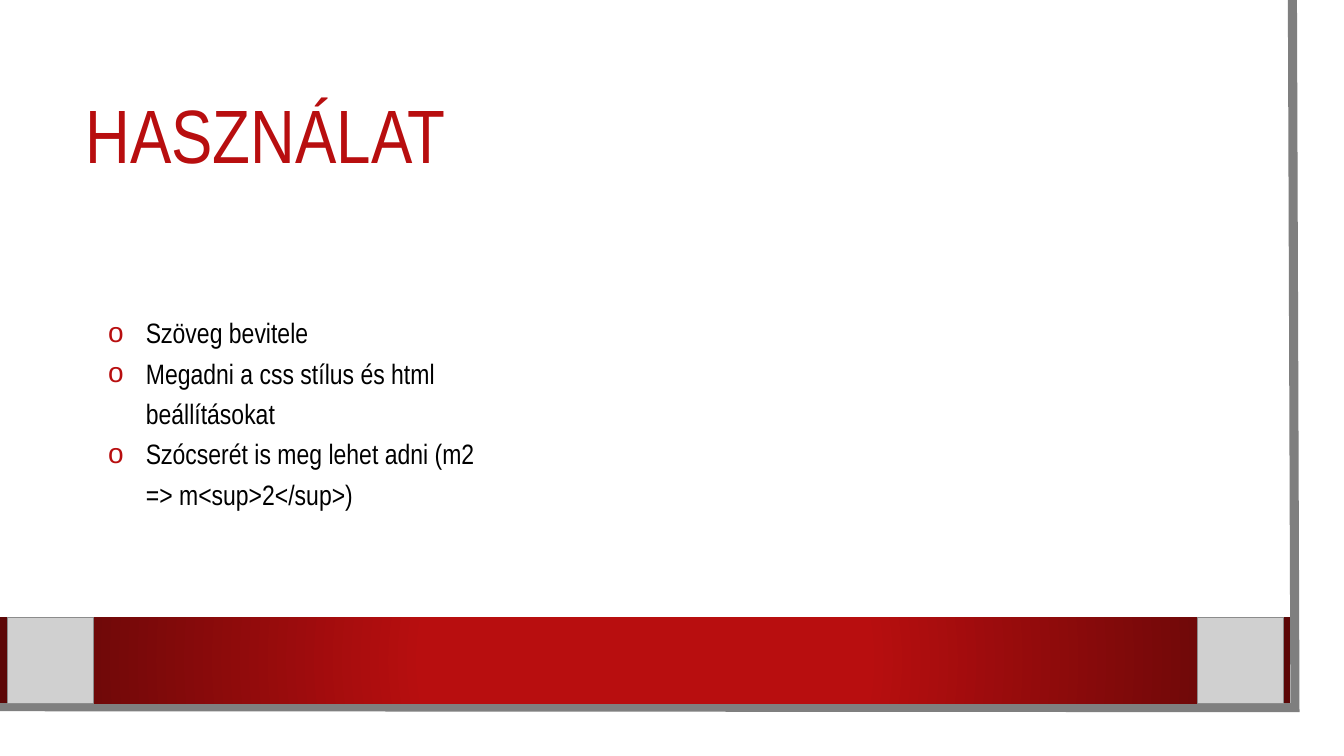
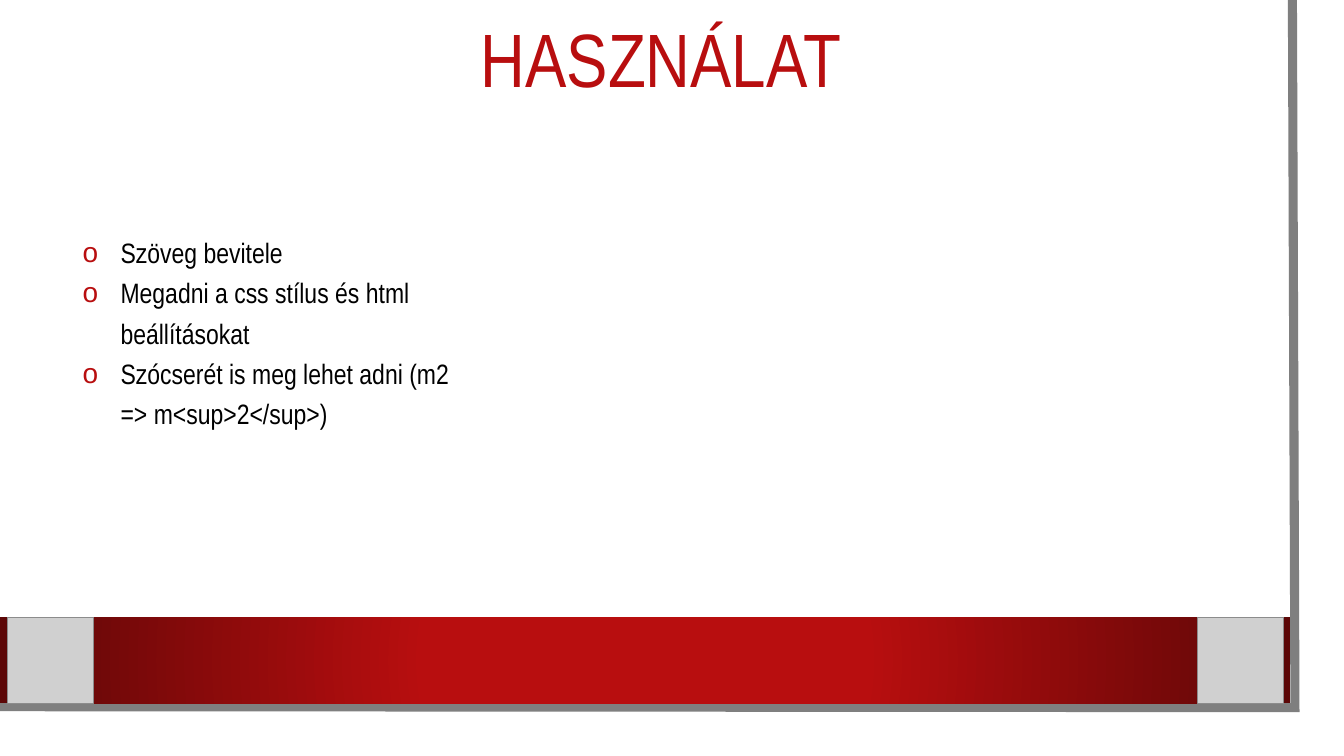
Before and after one commit to karpatililiana/Csapatmunka2.0, a slide deck: slide 4 of Programbemutató.pptx. Drawn at 1344x756 pixels with LibreOffice and Linux fonts; fonts in the diff are those of the drawing; grey boxes stand for pictures; background and template pictures are left out. Boxes give left, top, right and bottom in pixels: in the first picture for what was removed or moved away, otherwise in the second. Text is boxed around its words. In the diff, an @@ line names an element or a change of style, - is before the commit and + after.

```diff
--- a/Programbemutató.pptx
+++ b/Programbemutató.pptx
@@ title "HASZNÁLAT": place and size @@
-title "HASZNÁLAT" at [86, 102, 446, 164]
+title "HASZNÁLAT" at [481, 26, 841, 88]
@@ title "HASZNÁLAT" at [481, 26, 841, 88]: alignment left to centre @@
@@ text "Szöveg bevitele": place and size @@
-text "Szöveg bevitele" at [146, 322, 475, 510]
+text "Szöveg bevitele" at [121, 242, 449, 430]
```
Also in this commit, not shown: 4 other slides changed.
